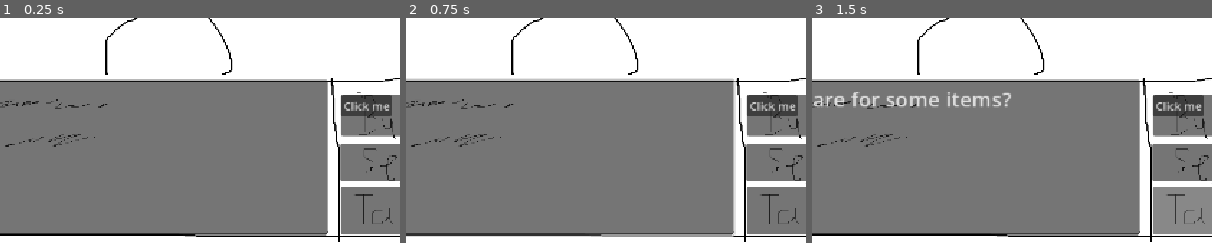
Above: before the commit, frames 1-3 (left to right).
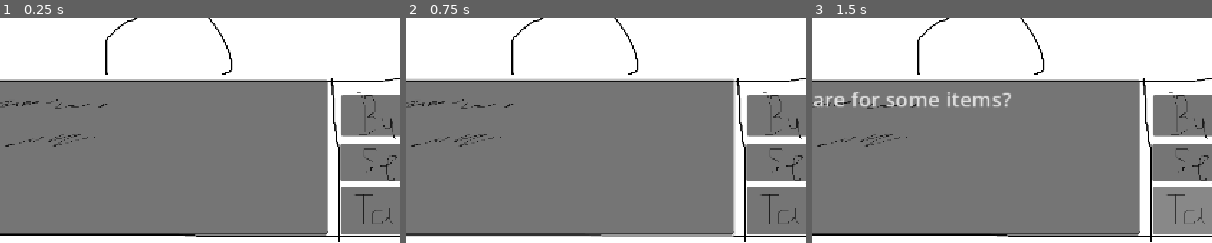
Above: after the commit, the same moments.

Repository: gumgas777-tech/debt-maxxing
Game: Godot game, scene res://shop_stuff/shop.tscn
The game is run twice, just before and just after one commit, with the same random seed, the same clock (stepped at 60 frames per second) and the same inputs. This scene is started directly instead of the project's main scene.
Inputs (mouse positions are % of the whole screen's width and height, from its top left):
- Up to frame 1 (0.25 s): no input
- Up to frame 2 (0.75 s): click (34, 81) at 0.52 s; type "Alex" at 0.6 s
- Up to frame 3 (1.5 s): click "Talk" at 1.25 s
The pictures show only the part of the screen within x 21-71%, y 50-100%; the shares and areas given below are measured in that part.

The runs differ from the first frame. In frame 1, 1.0% of the frame differs, in the area x 85-98%, y 34-44%; in frame 2, 1.0%; in frame 3, 1.0%.

Commit message:
fundemntal items structure

Diff:
--- a/button_3.gd
+++ b/button_3.gd
@@ -1,12 +1,8 @@
 extends Button
-
 
 # Called when the node enters the scene tree for the first time.
 func _ready():
-	var button = Button.new()
-	button.text = "Click me"
-	button.pressed.connect(_button_pressed)
-	add_child(button)
+	pressed.connect(_button_pressed)
 
 func _button_pressed():
-	print("Hello world!")
+	pass
--- /dev/null
+++ b/shop_stuff/items/items.tscn
@@ -0,0 +1,99 @@
+[gd_scene format=3 uid="uid://f40hom10745p"]
+
+[node name="Items" type="Control" unique_id=139809605]
+layout_mode = 3
+anchors_preset = 15
+anchor_right = 1.0
+anchor_bottom = 1.0
+grow_horizontal = 2
+grow_vertical = 2
+
+[node name="ColorRect" type="ColorRect" parent="." unique_id=1663518476]
+layout_mode = 0
+offset_right = 1169.0
+offset_bottom = 667.0
+color = Color(0.011764706, 0.011764706, 0.011764706, 0.2509804)
+
+[node name="common" type="Button" parent="." unique_id=1601675122]
+layout_mode = 0
+offset_left = 148.0
+offset_top = 249.0
+offset_right = 248.0
+offset_bottom = 307.0
+text = "Common lootbox"
+
+[node name="Label" type="Label" parent="common" unique_id=1213599000]
+layout_mode = 0
+offset_left = 10.0
+offset_top = 60.0
+offset_right = 119.0
+offset_bottom = 180.0
+text = "80% common
+15 rare%
+5 percent epic
+0 legendaries"
+
+[node name="rare" type="Button" parent="." unique_id=1699332473]
+layout_mode = 0
+offset_left = 340.0
+offset_top = 249.0
+offset_right = 482.0
+offset_bottom = 307.0
+text = "Rare lootbox"
+
+[node name="Label" type="Label" parent="rare" unique_id=861223933]
+layout_mode = 0
+offset_left = 10.0
+offset_top = 60.0
+offset_right = 119.0
+offset_bottom = 180.0
+text = "60% common
+25 rare%
+10 percent epic
+5 legendari chance"
+
+[node name="epic" type="Button" parent="." unique_id=1658856006]
+layout_mode = 0
+offset_left = 556.0
+offset_top = 251.0
+offset_right = 698.0
+offset_bottom = 309.0
+text = "epic games"
+
+[node name="Label" type="Label" parent="epic" unique_id=360800316]
+layout_mode = 0
+offset_left = 10.0
+offset_top = 60.0
+offset_right = 119.0
+offset_bottom = 180.0
+text = "30% common
+40 rare%
+20 percent epic
+10 legendari probability"
+
+[node name="legendary" type="Button" parent="." unique_id=2128348110]
+layout_mode = 0
+offset_left = 802.0
+offset_top = 256.0
+offset_right = 944.0
+offset_bottom = 314.0
+text = "legendary lootbox"
+
+[node name="Label" type="Label" parent="legendary" unique_id=1281617913]
+layout_mode = 0
+offset_left = 10.0
+offset_top = 60.0
+offset_right = 119.0
+offset_bottom = 180.0
+text = "5% common (imagine lol)
+30 rare%
+40 percent epic
+25 legendari prossbility"
+
+[node name="exit" type="Button" parent="." unique_id=2012220603]
+layout_mode = 0
+offset_left = 472.0
+offset_top = 550.0
+offset_right = 593.0
+offset_bottom = 623.0
+text = "nah bro id win"
--- /dev/null
+++ b/shop_stuff/shop.gd
@@ -0,0 +1,11 @@
+extends Control
+
+
+# Called when the node enters the scene tree for the first time.
+func _ready() -> void:
+	pass # Replace with function body.
+
+
+# Called every frame. 'delta' is the elapsed time since the previous frame.
+func _process(delta: float) -> void:
+	pass
--- a/shop_stuff/shop.tscn
+++ b/shop_stuff/shop.tscn
@@ -1,9 +1,11 @@
 [gd_scene format=3 uid="uid://dnnv20lchrib6"]
 
 [ext_resource type="Texture2D" uid="uid://cfeqaxea7n6xe" path="res://shop_stuff/shop.png" id="1_pg7wn"]
+[ext_resource type="Script" uid="uid://i6tjie7mm2hd" path="res://shop_stuff/shop.gd" id="1_sx8d5"]
 [ext_resource type="Script" uid="uid://dn3odsjsrypgh" path="res://shop_stuff/talk_button.gd" id="2_k870x"]
 [ext_resource type="Script" uid="uid://tqlkuv5f5585" path="res://button_3.gd" id="2_pg7wn"]
 [ext_resource type="Texture2D" uid="uid://ds6ysa0b8olay" path="res://shop_stuff/item.png" id="3_ihqhm"]
+[ext_resource type="PackedScene" uid="uid://f40hom10745p" path="res://shop_stuff/items/items.tscn" id="5_k870x"]
 
 [node name="Shop" type="Control" unique_id=743195835]
 layout_mode = 3
@@ -12,6 +14,7 @@
 anchor_bottom = 1.0
 grow_horizontal = 2
 grow_vertical = 2
+script = ExtResource("1_sx8d5")
 
 [node name="TextureRect" type="TextureRect" parent="." unique_id=2121798084]
 layout_mode = 0
@@ -64,3 +67,7 @@
 offset_right = 714.0
 offset_bottom = 637.0
 theme_override_font_sizes/font_size = 30
+
+[node name="Items" parent="." unique_id=139809605 instance=ExtResource("5_k870x")]
+visible = false
+layout_mode = 1
Not shown, added: shop_stuff/shop.gd.uid
